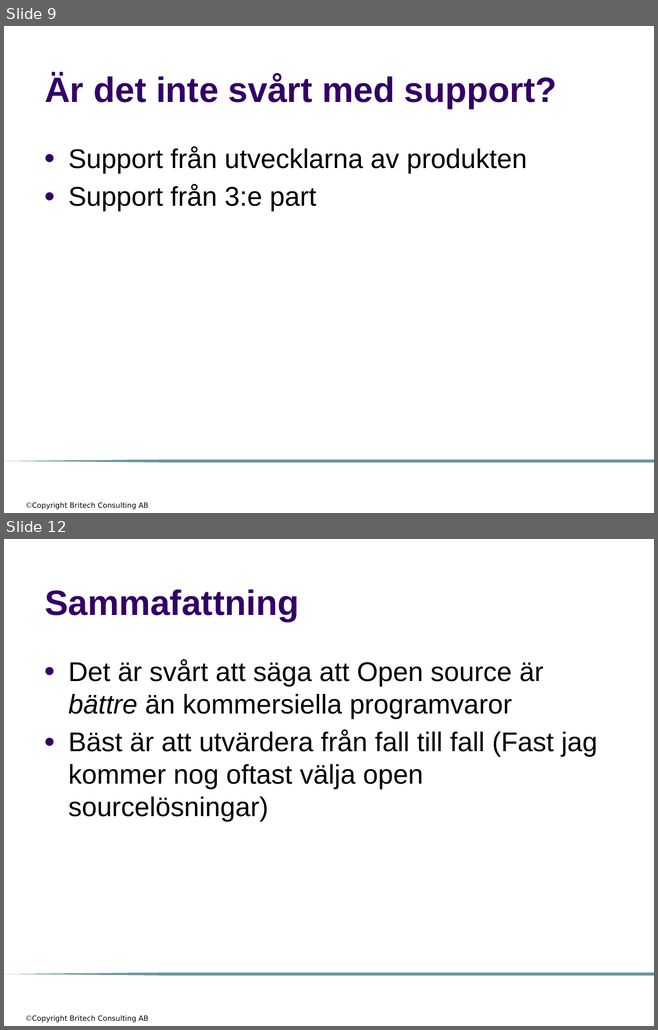
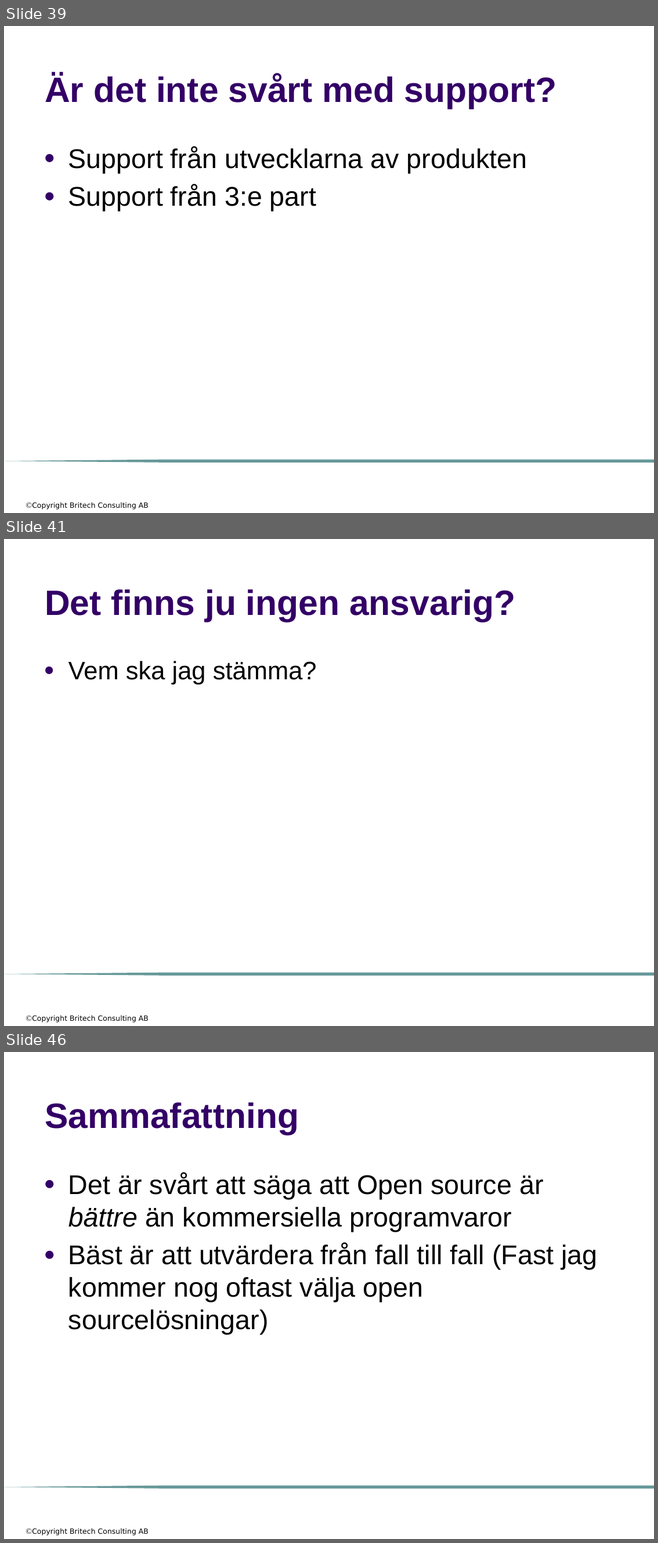
Before and after one commit to me97esn/groovyseminarium, a slide deck: groovyseminarie/dokument/open_source.pptx. Shown one above the other, each under a label of ours: slides 9 and 12 before the commit, slides 39, 41 and 46 after it; the slides between them are not shown. The pictures are 658x1030 and 658x1543 pixels, drawn with LibreOffice and Linux fonts; fonts in the diff are those of the drawing; background and template pictures are left out. Boxes give left, top, right and bottom in pixels: in the first picture for what was removed or moved away, otherwise in the second. Text is boxed around its words. In the diff, an @@ line names an element or a change of style, - is before the commit and + after.

```diff
--- a/groovyseminarie/dokument/open_source.pptx
+++ b/groovyseminarie/dokument/open_source.pptx
@@ slide 41 added at [4, 539, 654, 1026], background #FFFFFF; not listed: 2 template elements that a slide beside it also shows @@
@@ title added at [45, 589, 515, 621], 39 pt, text #330066, bold @@
+Det finns ju ingen ansvarig?
@@ text added at [68, 661, 317, 685], 28 pt, text #000000 @@
+● Vem ska jag stämma?
@@ what was slide 9 is now slide 39 @@
@@ what was slide 12 is now slide 46 @@
```
Also in this commit, not shown: 4 slides changed, 33 other slides added.
